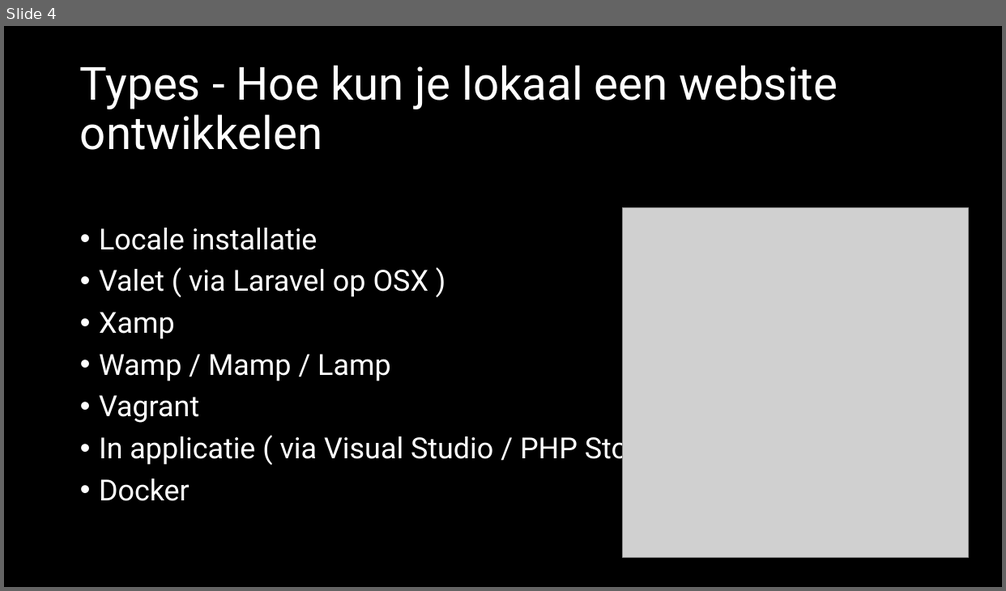
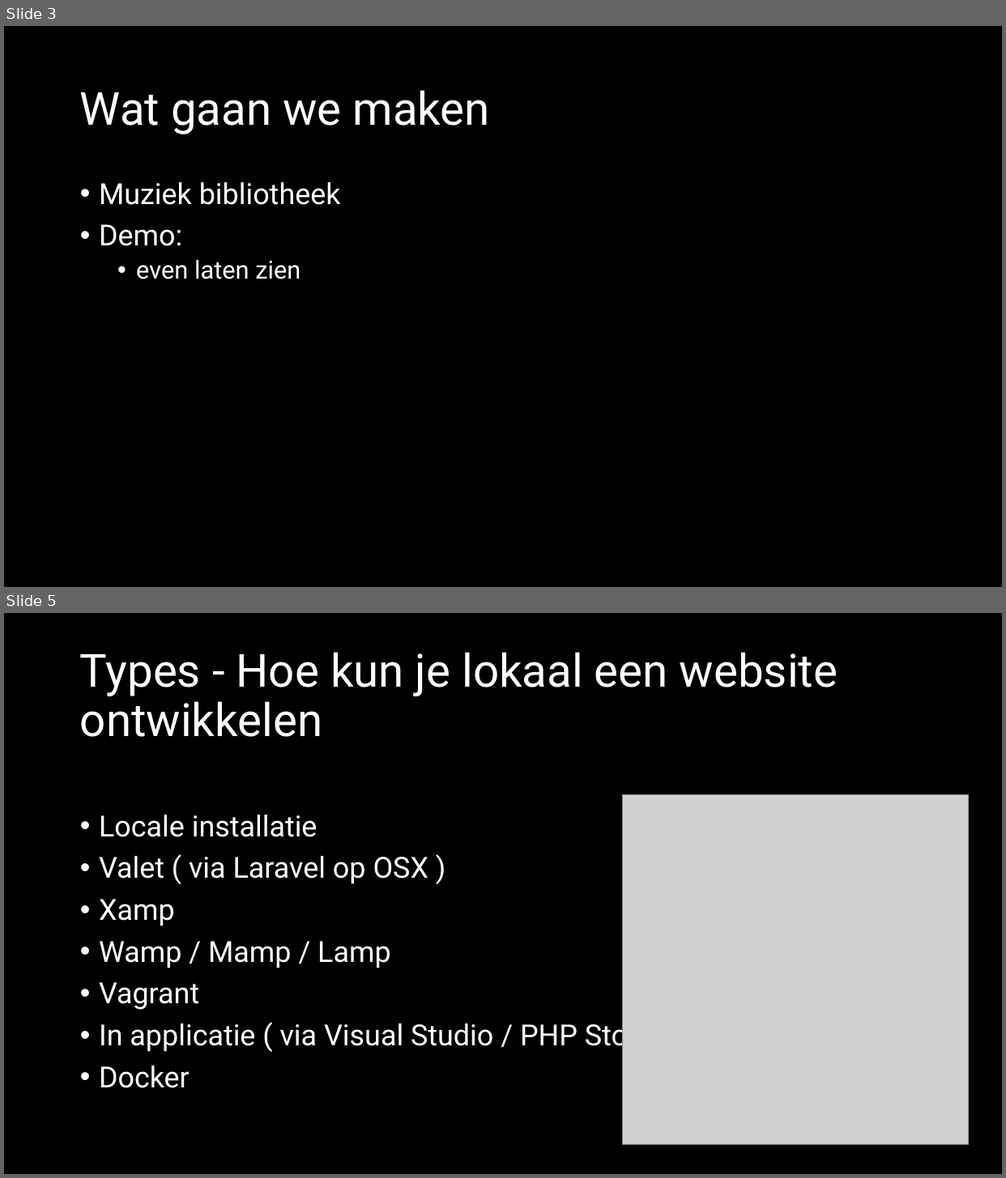
Before and after one commit to jheidebrink-ma/m5prog_opdrachtensite, a slide deck: Presentaties_versie_d/01 Docker en Env.pptx. Shown one above the other, each under a label of ours: slide 4 before the commit, slides 3 and 5 after it; the slides between them are not shown. The pictures are 1006x591 and 1006x1178 pixels, drawn with LibreOffice and Linux fonts; fonts in the diff are those of the drawing; grey boxes stand for pictures. Boxes give left, top, right and bottom in pixels: in the first picture for what was removed or moved away, otherwise in the second. Text is boxed around its words. In the diff, an @@ line names an element or a change of style, - is before the commit and + after.

```diff
--- a/Presentaties_versie_d/01 Docker en Env.pptx
+++ b/Presentaties_versie_d/01 Docker en Env.pptx
@@ slide 3 added at (4, 26, 1002, 587), background #000000 @@
@@ title added at (80, 90, 490, 135), 44 pt, text #FFFFFF @@
+Wat gaan we maken
@@ text added at (99, 182, 341, 280), 28 pt, text #FFFFFF @@
+• Muziek bibliotheek
+• Demo:
+  • even laten zien
@@ what was slide 4 is now slide 5 @@
```
Also in this commit, not shown: 5 slides changed, 24 other files.
